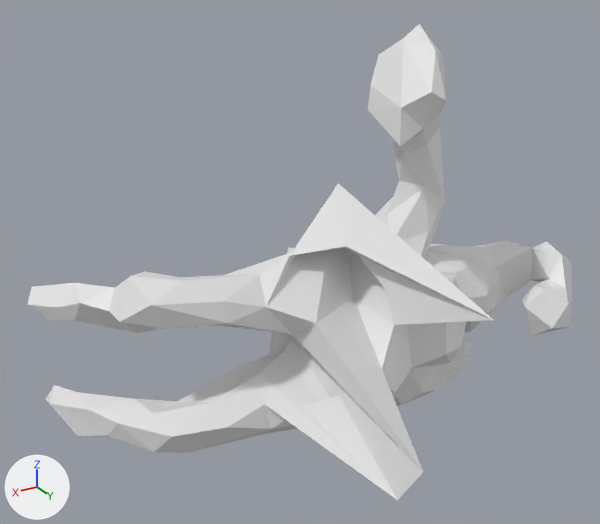
Renders of the OBJ model mesh_cnn/datasets/random_walks/T486.obj from each side of a commit.
Rendered twice from a camera (50 mm lens) standing at (1.22, 1.717, 1.022) and looking at (0.191, 0.002, 0.164). Lighting does not change. The marker at lower left points along +X, +Y and +Z. Where no turn or scale is listed for an object, it has been applied to the vertices.

Names of what the first picture shows: 'T486'.
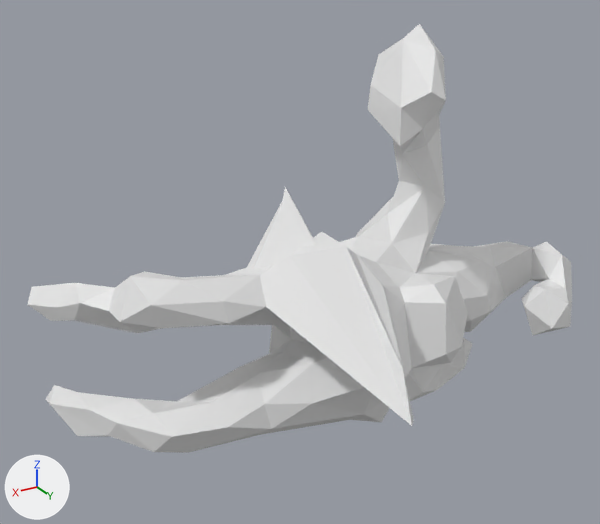
Boxes (x1, y1, x2, y2) around the edits, measured in the pictures (600 x 524 px; the box of a moved part takes in the faces that stretch with it):
'T486', reshaped (10% shorter)
    before: (27, 24, 572, 500)
    after: (27, 24, 572, 453)
part 1 of me_t486, moved or reshaped
    before: (217, 183, 493, 500)
    after: (222, 187, 414, 426)

The edits, one by one:
me_t486 has 252 vertices, 500 faces and spans x -0.75..0.83, y -0.34..0.54, z -0.44..0.73.
me_t486 is used by ob_t486; location (0.0, 0.0, 0.0).
Part 1, on me_t486:
Vertex 54 of me_t486 moves from (0.29, 0.13, 0.04) at pixel (292, 334) to (0.14, -0.16, 0.3).
Vertex 56 of me_t486 moves from (0.27, 0.21, 0.1) at pixel (315, 323) to (0.18, -0.09, 0.34) at pixel (285, 186).
Vertex 62 of me_t486 moves from (0.22, 0.49, -0.25) at pixel (397, 500) to (0.27, 0.19, -0.02) at pixel (312, 363).
Vertex 63 of me_t486 moves from (0.09, 0.1, 0.08) at pixel (353, 297) to (0.17, 0.47, -0.06) at pixel (413, 420).
Vertex 66 of me_t486 moves from (0.02, -0.09, 0.33) at pixel (338, 183) to (0.21, 0.51, -0.04) at pixel (412, 425).
Vertex 69 of me_t486 moves from (0.19, 0.54, -0.16) at pixel (423, 472) to (0.21, 0.24, 0.02).
Vertex 80 of me_t486 moves from (-0.04, 0.49, 0.15) at pixel (493, 320) to (0.18, 0.43, 0.06) at pixel (402, 368).
